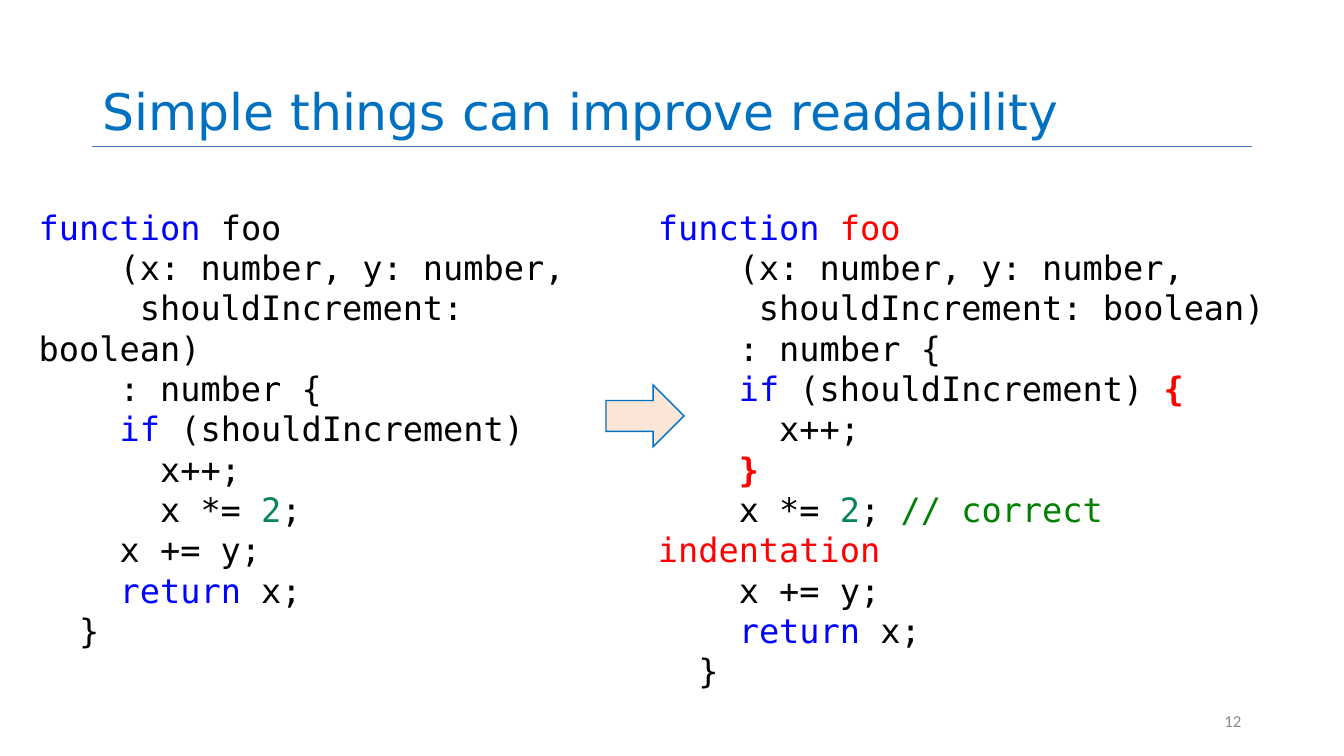
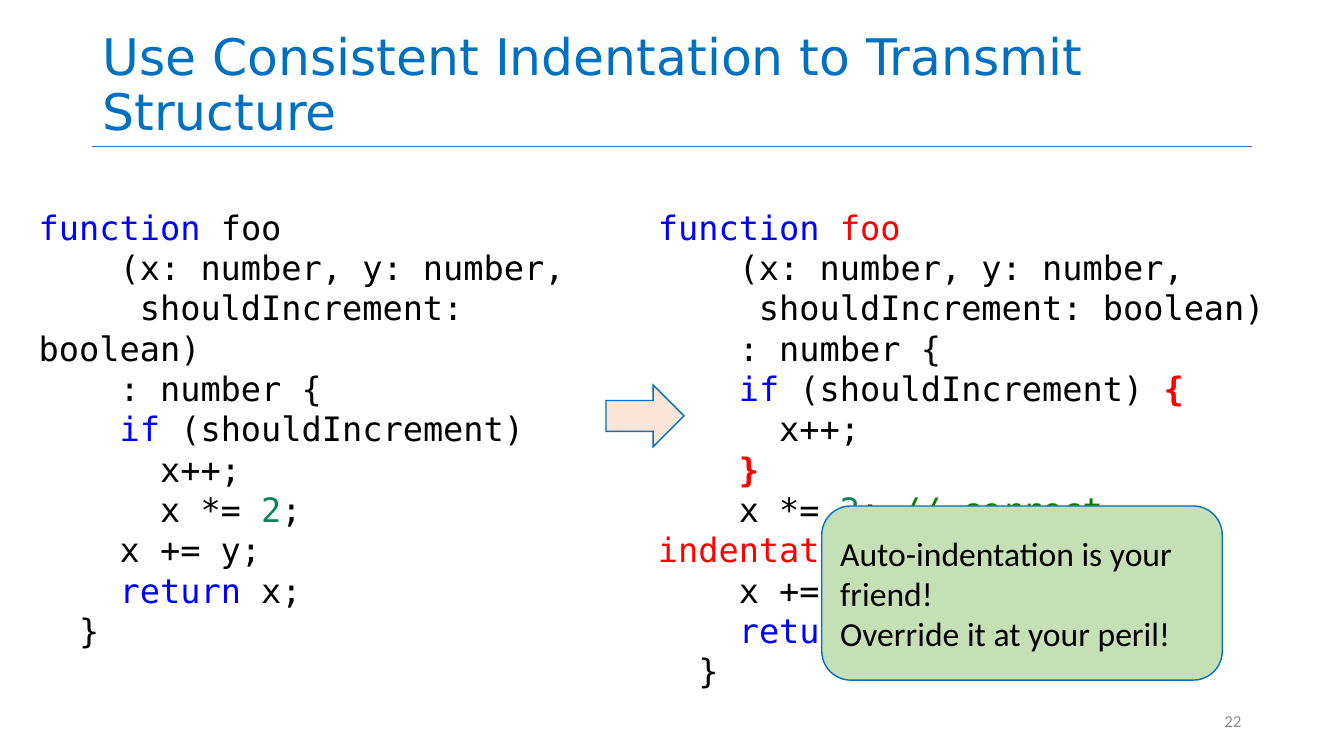
Before and after one commit to neu-se/CS4530-Spring-2026, a slide deck: slide 22 of Slides/Module 08 Code Level Design.pptx (slide 12 before the commit). Drawn at 1344x756 pixels with LibreOffice and Linux fonts; fonts in the diff are those of the drawing. Boxes give left, top, right and bottom in pixels: in the first picture for what was removed or moved away, otherwise in the second. Text is boxed around its words. In the diff, an @@ line names an element or a change of style, - is before the commit and + after.

```diff
--- a/Slides/Module 08 Code Level Design.pptx
+++ b/Slides/Module 08 Code Level Design.pptx
@@ title at (102, 36, 1082, 131): text changed @@
-Simple things can improve readability
+Use Consistent Indentation to Transmit Structure
@@ rounded rectangle added at (822, 506, 1222, 681), fill #C5E0B4, outline #0070C0 1 pt, 24 pt, text #000000 @@
+Auto-indentation is your friend!
+Override it at your peril!
@@ page number at (1224, 716, 1241, 727): text changed @@
-12
+22
```
Also in this commit, not shown: 14 other slides changed, 3 slides added, 1 other file.
